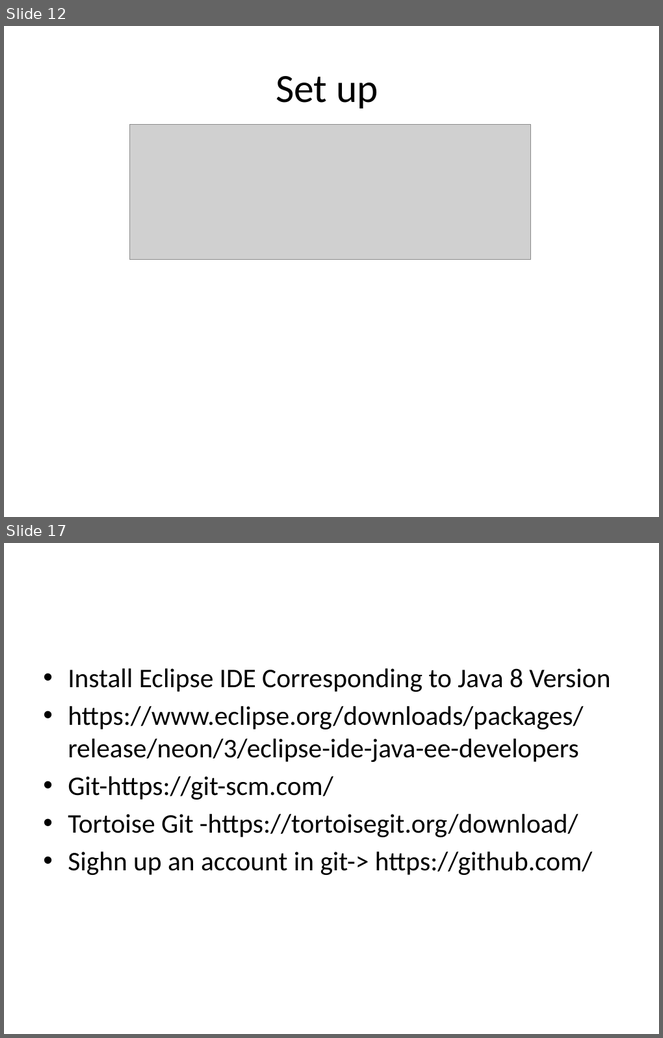
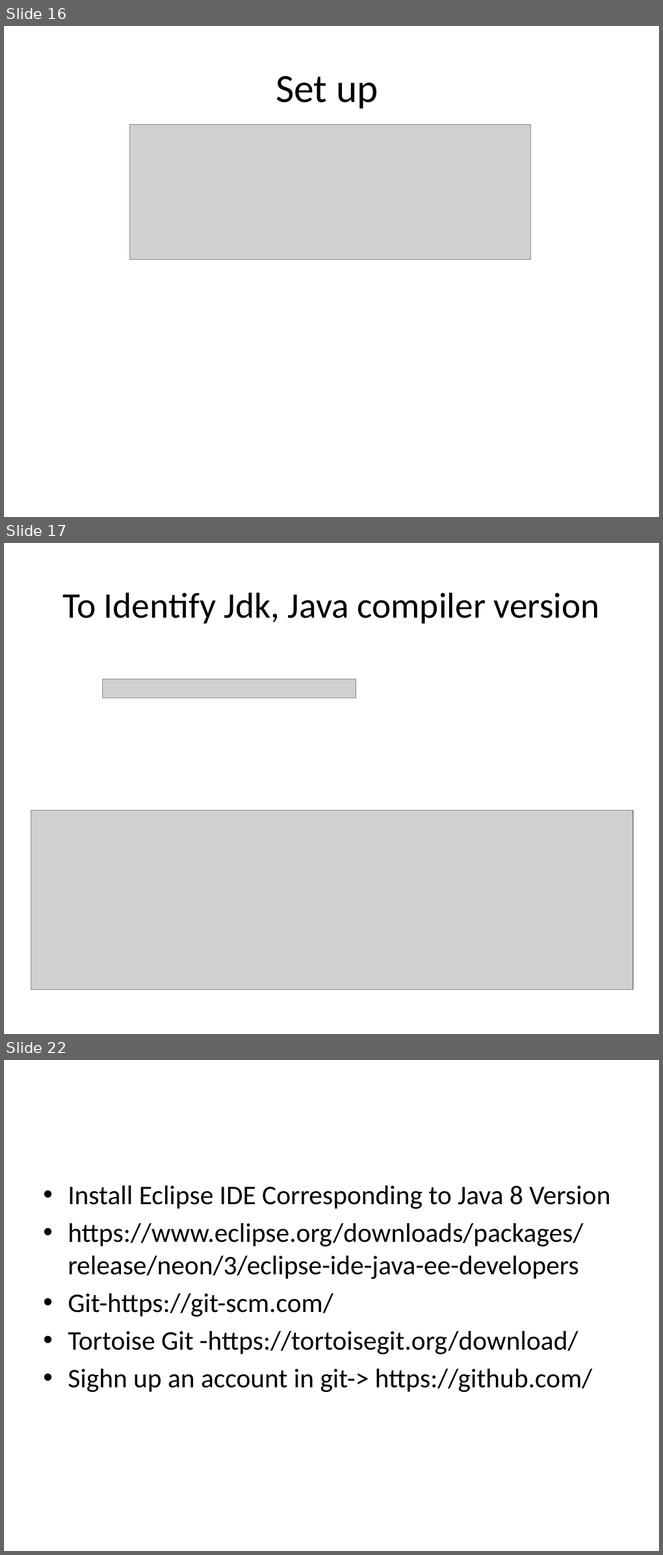
Before and after one commit to Venkivalient/JavaCourse, a slide deck: Java Course.pptx. Shown one above the other, each under a label of ours: slides 12 and 17 before the commit, slides 16, 17 and 22 after it; the slides between them are not shown. The pictures are 663x1038 and 663x1555 pixels, drawn with LibreOffice and Linux fonts; fonts in the diff are those of the drawing; grey boxes stand for pictures. Boxes give left, top, right and bottom in pixels: in the first picture for what was removed or moved away, otherwise in the second. Text is boxed around its words. In the diff, an @@ line names an element or a change of style, - is before the commit and + after.

```diff
--- a/Java Course.pptx
+++ b/Java Course.pptx
@@ slide 17 added at (x1=4, y1=543, x2=659, y2=1034), background #FFFFFF @@
@@ title added at (x1=62, y1=592, x2=600, y2=624), 39.6 pt, text #000000 @@
+To Identify Jdk, Java compiler version
@@ picture added at (x1=102, y1=679, x2=356, y2=698) @@
@@ picture added at (x1=31, y1=810, x2=634, y2=990) @@
@@ what was slide 12 is now slide 16 @@
@@ what was slide 17 is now slide 22 @@
```
Also in this commit, not shown: 8 other slides added, 3 slides removed.
